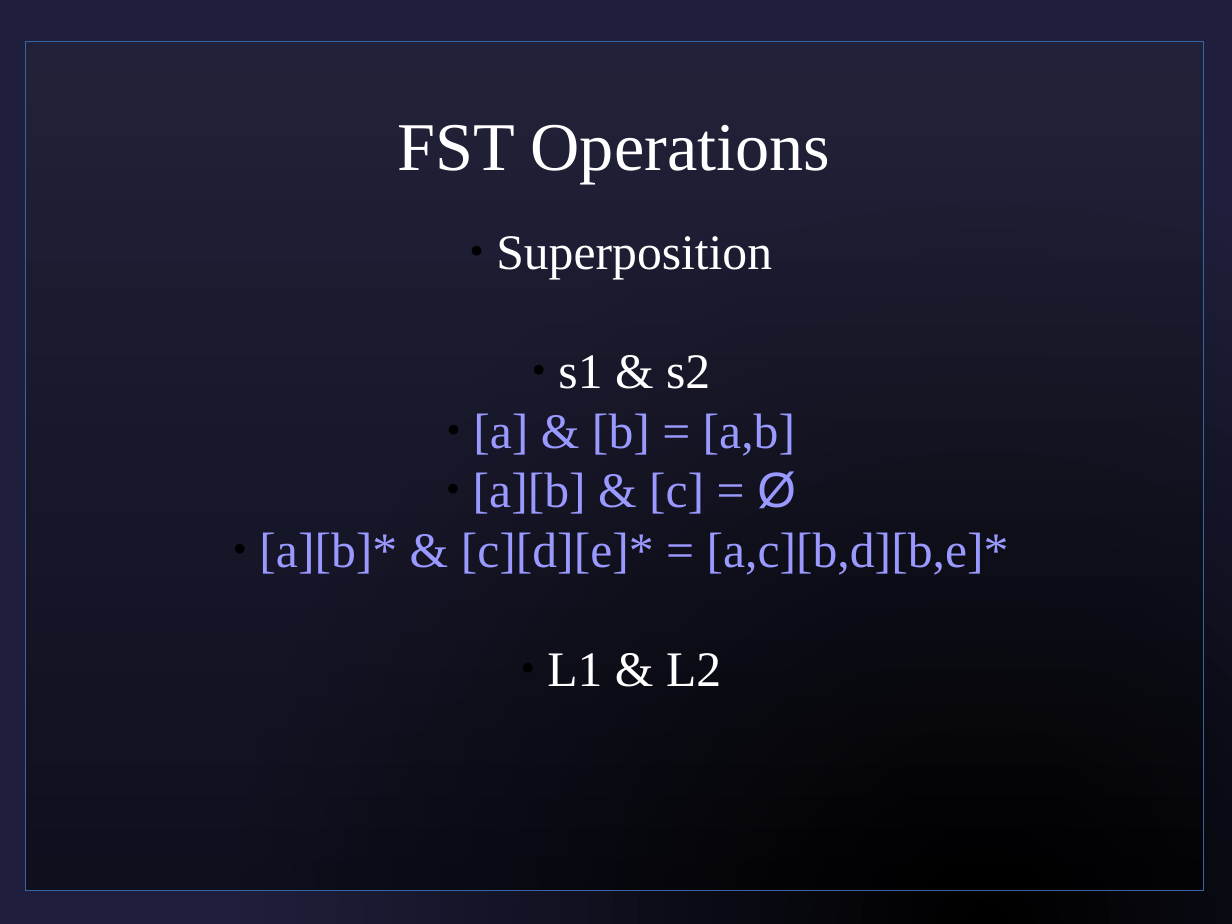
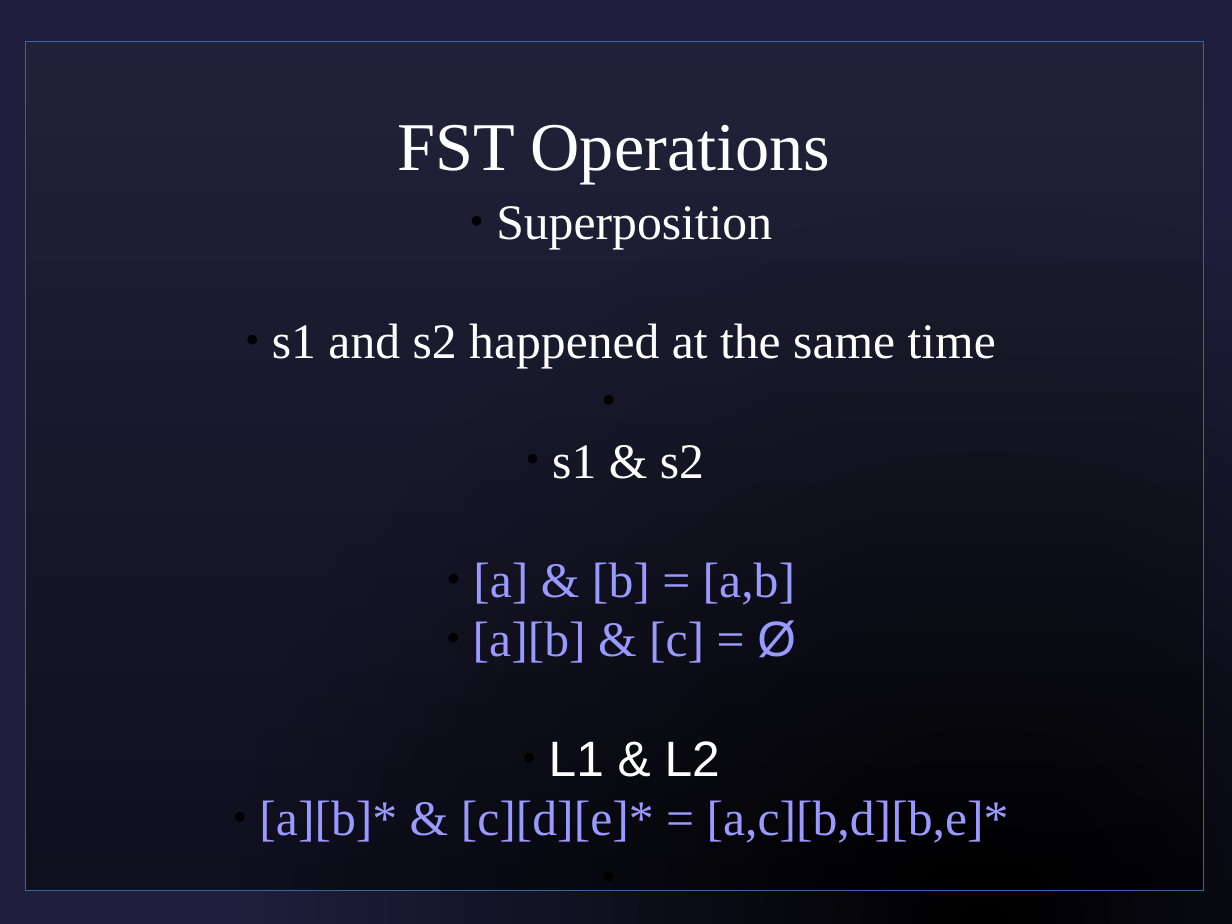
Before and after one commit to sjf/eventlogic, a slide deck: slide 7 of pres1.odp (slide 12 before the commit). Drawn at 1232x924 pixels with LibreOffice and Linux fonts; fonts in the diff are those of the drawing; background and template pictures are left out. Boxes give left, top, right and bottom in pixels: in the first picture for what was removed or moved away, otherwise in the second. Text is boxed around its words. In the diff, an @@ line names an element or a change of style, - is before the commit and + after.

```diff
--- a/pres1.odp
+++ b/pres1.odp
@@ subtitle "Superposition" moved from (x1=259, y1=236, x2=1009, y2=686) to (x1=259, y1=206, x2=1009, y2=843) @@
@@ subtitle at (x1=272, y1=323, x2=996, y2=369): paragraph added @@
+  ● s1 and s2 happened at the same time
@@ subtitle at (x1=547, y1=653, x2=721, y2=686): paragraph removed @@
-  ● L1 & L2
@@ subtitle at (x1=549, y1=741, x2=720, y2=776): paragraph added @@
+  ● L1 & L2
```
Also in this commit, not shown: 11 other slides changed, 6 slides removed.
